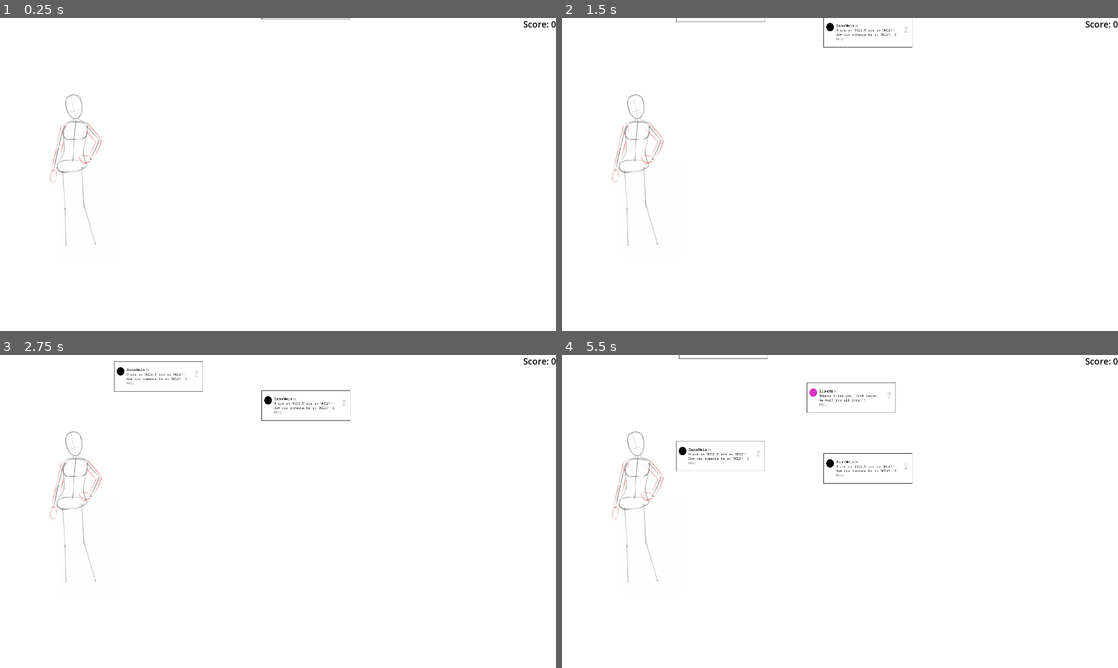
Above: before the commit, frames 1-4 (two rows, left to right).
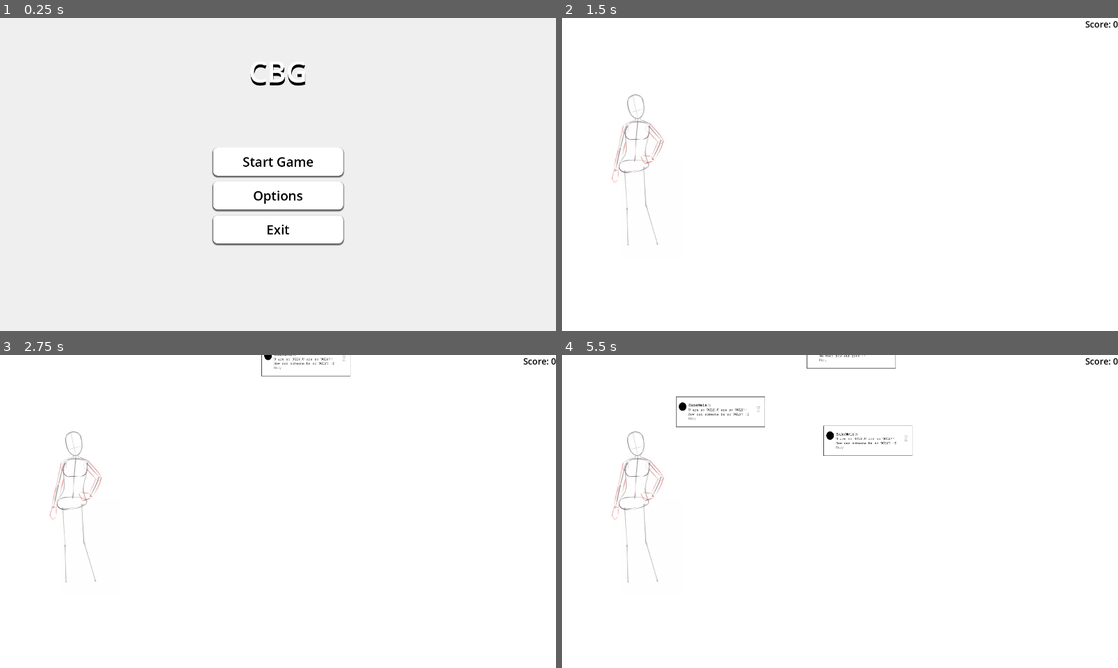
Above: after the commit, the same moments.

Repository: Gultendier/CBG
Game: Godot game, scene res://main_menu.tscn
Two runs of this game, one before a commit and one after it. Both use one fixed random seed, a clock stepped at 60 frames per second and the inputs below. Before the commit the project starts from res://Main_Scene.tscn.
Inputs (mouse positions are in pixels of both pictures, inside the frame that each line leads up to):
- Up to frame 1 (0.25 s): no input
- Up to frame 2 (1.5 s): click (840, 196) at 0.5 s, where only the run after the commit has a clickable "Options"; click (840, 161) at 1.25 s, where only the run after the commit has a clickable "Start Game"
- Up to frame 3 (2.75 s): tap Enter at 2 s; move the mouse to (400, 495) at 2.02 s; click (400, 495) at 2.17 s
- Up to frame 4 (5.5 s): move the mouse to (728, 527) at 2.77 s; click (728, 527) at 2.92 s; move the mouse to (895, 442) at 3.52 s; click (895, 442) at 3.67 s; move the mouse to (812, 574) at 4.27 s; click (812, 574) at 4.42 s; move the mouse to (1006, 558) at 5.02 s; click (1006, 558) at 5.17 s

The runs differ from the first frame. In frame 1, 1.8% of the frame differs, in the area x 9-100%, y 0-73%; in frame 2, 0.3%; in frame 3, 0.7%; in frame 4, 1.5%.

Commit message:
created a main menu

Diff:
--- a/falling_objects/falling_object.gd
+++ b/falling_objects/falling_object.gd
@@ -22,7 +22,6 @@
 	"bc1_grabbed": preload("res://image/comments/bad/BadComment1_grabbed.png"),
 	"bc2_grabbed": preload("res://image/comments/bad/BadComment2_grabbed.png")
 }
-
 
 func _ready() -> void:
 	add_to_group("falling_objects")
@@ -57,7 +56,6 @@
 		# Gradually switch to falling direction
 		velocity = velocity.move_toward(fall_direction * falling_speed, falling_speed * delta)
 
-
 # Function to modify speed dynamically
 func set_falling_speed(new_speed: float):
 	falling_speed = new_speed
--- /dev/null
+++ b/main_menu.gd
@@ -0,0 +1,22 @@
+extends Control
+
+
+# Called when the node enters the scene tree for the first time.
+func _ready() -> void:
+	pass # Replace with function body.
+
+
+# Called every frame. 'delta' is the elapsed time since the previous frame.
+func _process(delta: float) -> void:
+	pass
+
+
+func _on_start_pressed() -> void:
+	get_tree().change_scene_to_file("res://main_scene.tscn")
+
+func _on_options_pressed() -> void:
+	pass # Replace with function body.
+
+
+func _on_exit_pressed() -> void:
+	get_tree().quit()
--- /dev/null
+++ b/main_menu.tscn
@@ -0,0 +1,143 @@
+[gd_scene load_steps=8 format=3 uid="uid://cihjadg1o7jkq"]
+
+[ext_resource type="Texture2D" uid="uid://diro827vt3hr4" path="res://image/Soft White Sprite.png" id="1_7q0wy"]
+[ext_resource type="Script" path="res://main_menu.gd" id="1_aaeb7"]
+
+[sub_resource type="StyleBoxTexture" id="StyleBoxTexture_oax5m"]
+texture = ExtResource("1_7q0wy")
+
+[sub_resource type="StyleBoxEmpty" id="StyleBoxEmpty_nmghp"]
+
+[sub_resource type="StyleBoxFlat" id="StyleBoxFlat_un7us"]
+bg_color = Color(0.791999, 0.791999, 0.791999, 1)
+corner_radius_top_left = 16
+corner_radius_top_right = 16
+corner_radius_bottom_right = 16
+corner_radius_bottom_left = 16
+shadow_size = 5
+shadow_offset = Vector2(0, 3.51)
+
+[sub_resource type="StyleBoxFlat" id="StyleBoxFlat_2kgd2"]
+bg_color = Color(0.423651, 0.423651, 0.423651, 1)
+corner_radius_top_left = 16
+corner_radius_top_right = 16
+corner_radius_bottom_right = 16
+corner_radius_bottom_left = 16
+shadow_size = 5
+shadow_offset = Vector2(0, 3.51)
+
+[sub_resource type="StyleBoxFlat" id="StyleBoxFlat_v1ey1"]
+bg_color = Color(1, 1, 1, 1)
+corner_radius_top_left = 16
+corner_radius_top_right = 16
+corner_radius_bottom_right = 16
+corner_radius_bottom_left = 16
+shadow_size = 5
+shadow_offset = Vector2(0, 3.51)
+
+[node name="MainMenu" type="Control"]
+layout_mode = 3
+anchors_preset = 15
+anchor_right = 1.0
+anchor_bottom = 1.0
+grow_horizontal = 2
+grow_vertical = 2
+script = ExtResource("1_aaeb7")
+
+[node name="Panel" type="Panel" parent="."]
+layout_mode = 1
+anchors_preset = 15
+anchor_right = 1.0
+anchor_bottom = 1.0
+grow_horizontal = 2
+grow_vertical = 2
+theme_override_styles/panel = SubResource("StyleBoxTexture_oax5m")
+
+[node name="VBoxContainer" type="VBoxContainer" parent="."]
+layout_mode = 1
+anchors_preset = 8
+anchor_left = 0.5
+anchor_top = 0.5
+anchor_right = 0.5
+anchor_bottom = 0.5
+offset_left = -224.5
+offset_top = -93.0
+offset_right = 224.5
+offset_bottom = 238.0
+grow_horizontal = 2
+grow_vertical = 2
+theme_override_constants/separation = 20
+
+[node name="Start" type="Button" parent="VBoxContainer"]
+layout_mode = 2
+size_flags_vertical = 3
+theme_override_colors/font_disabled_color = Color(0, 0, 0, 1)
+theme_override_colors/font_hover_pressed_color = Color(0, 0, 0, 1)
+theme_override_colors/font_hover_color = Color(0, 0, 0, 1)
+theme_override_colors/font_pressed_color = Color(0, 0, 0, 1)
+theme_override_colors/font_focus_color = Color(0, 0, 0, 1)
+theme_override_colors/font_color = Color(0, 0, 0, 1)
+theme_override_font_sizes/font_size = 45
+theme_override_styles/focus = SubResource("StyleBoxEmpty_nmghp")
+theme_override_styles/hover = SubResource("StyleBoxFlat_un7us")
+theme_override_styles/pressed = SubResource("StyleBoxFlat_2kgd2")
+theme_override_styles/normal = SubResource("StyleBoxFlat_v1ey1")
+text = "Start Game"
+
+[node name="Options" type="Button" parent="VBoxContainer"]
+layout_mode = 2
+size_flags_vertical = 3
+theme_override_colors/font_disabled_color = Color(0, 0, 0, 1)
+theme_override_colors/font_hover_pressed_color = Color(0, 0, 0, 1)
+theme_override_colors/font_hover_color = Color(0, 0, 0, 1)
+theme_override_colors/font_pressed_color = Color(0, 0, 0, 1)
+theme_override_colors/font_focus_color = Color(0, 0, 0, 1)
+theme_override_colors/font_color = Color(0, 0, 0, 1)
+theme_override_font_sizes/font_size = 45
+theme_override_styles/focus = SubResource("StyleBoxEmpty_nmghp")
+theme_override_styles/hover = SubResource("StyleBoxFlat_un7us")
+theme_override_styles/pressed = SubResource("StyleBoxFlat_2kgd2")
+theme_override_styles/normal = SubResource("StyleBoxFlat_v1ey1")
+text = "Options"
+
+[node name="Exit" type="Button" parent="VBoxContainer"]
+layout_mode = 2
+size_flags_vertical = 3
+theme_override_colors/font_disabled_color = Color(0, 0, 0, 1)
+theme_override_colors/font_hover_pressed_color = Color(0, 0, 0, 1)
+theme_override_colors/font_hover_color = Color(0, 0, 0, 1)
+theme_override_colors/font_pressed_color = Color(0, 0, 0, 1)
+theme_override_colors/font_focus_color = Color(0, 0, 0, 1)
+theme_override_colors/font_color = Color(0, 0, 0, 1)
+theme_override_font_sizes/font_size = 45
+theme_override_styles/focus = SubResource("StyleBoxEmpty_nmghp")
+theme_override_styles/hover = SubResource("StyleBoxFlat_un7us")
+theme_override_styles/pressed = SubResource("StyleBoxFlat_2kgd2")
+theme_override_styles/normal = SubResource("StyleBoxFlat_v1ey1")
+text = "Exit"
+
+[node name="Label" type="Label" parent="."]
+layout_mode = 1
+anchors_preset = 8
+anchor_left = 0.5
+anchor_top = 0.5
+anchor_right = 0.5
+anchor_bottom = 0.5
+offset_left = -242.5
+offset_top = -453.0
+offset_right = 242.5
+offset_bottom = -259.0
+grow_horizontal = 2
+grow_vertical = 2
+theme_override_colors/font_color = Color(1, 1, 1, 1)
+theme_override_colors/font_shadow_color = Color(0, 0, 0, 1)
+theme_override_colors/font_outline_color = Color(0, 0, 0, 1)
+theme_override_constants/shadow_offset_y = 10
+theme_override_font_sizes/font_size = 100
+text = "CBG"
+horizontal_alignment = 1
+vertical_alignment = 1
+
+[connection signal="pressed" from="VBoxContainer/Start" to="." method="_on_start_pressed"]
+[connection signal="pressed" from="VBoxContainer/Options" to="." method="_on_options_pressed"]
+[connection signal="pressed" from="VBoxContainer/Exit" to="." method="_on_exit_pressed"]
--- a/main_scene.gd
+++ b/main_scene.gd
@@ -36,7 +36,7 @@
 	 # Generate random offsets
 	var random_offset_x = randf_range(-distance_from_center, distance_from_center)
 	# Calculate the final spawn position
-	var spawn_position = Vector2(center_x + random_offset_x, -50)
+	var spawn_position = Vector2(center_x + random_offset_x, -70)
 	# Set the position of the falling object
 	falling_object.position = spawn_position
 	# Start falling animation
--- a/project.godot
+++ b/project.godot
@@ -11,7 +11,7 @@
 [application]
 
 config/name="CBG"
-run/main_scene="res://Main_Scene.tscn"
+run/main_scene="res://main_menu.tscn"
 config/features=PackedStringArray("4.3", "Forward Plus")
 config/icon="res://image/icon.svg"
 
